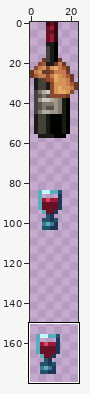
Two versions of one sprite sheet, Items/Usable/Potions/WineBottle.png. Above, an overview of the earlier version with the close-up marked.
Close-up. Earlier state:
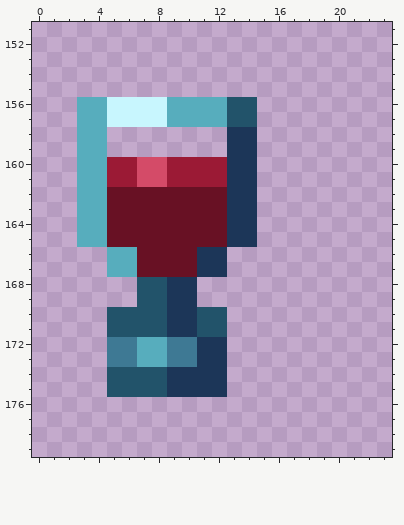
The file is 24x180 pixels. Colours within 5 levels of each other are drawn and written as one. Shown: x 0..23, y 151..179.
And afterwards:
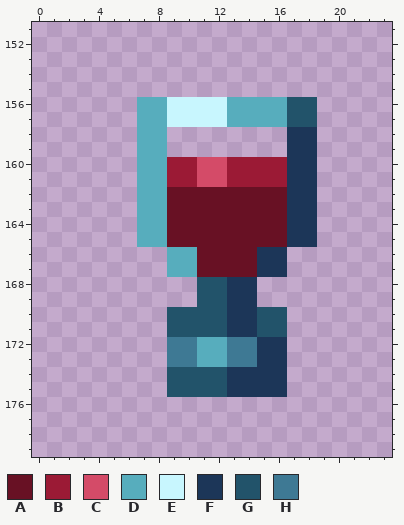
Palette (. is transparent): A #681124  B #9b1a35  C #d44b68  D #57adbd  E #c8f6fe  F #1c3658  G #22536a  H #3e7994
Diff:
Colour A now appears in rows 162 to 165 at x 15 to 16; in rows 166 to 167 at x 13 to 14.
The author changed colour F to colour A in rows 162 to 165 at x 13 to 14; in rows 166 to 167 at x 11 to 12.
Colour B now appears in rows 160 to 161 at x 15 to 16.
The author changed colour F to colour B in rows 160 to 161 at x 13 to 14.
The author changed colour B to colour C in rows 160 to 161 at x 11 to 12.
Colour D now appears in rows 156 to 157 at x 15 to 16; in rows 158 to 159 at x 7 to 8.
The author changed colour A to colour D in rows 162 to 165 at x 7 to 8; in rows 166 to 167 at x 9 to 10.
The author changed colour C to colour D in rows 160 to 161 at x 7 to 8.
The author changed colour E to colour D in rows 156 to 157 at x 7 to 8.
The author changed colour F to colour D in rows 172 to 173 at x 11 to 12.
The author changed colour G to colour D in rows 156 to 157 at x 13 to 14.
The author changed colour D to colour E in rows 156 to 157 at x 9 to 12.
Colour F now appears in rows 158 to 165 at x 17 to 18; in rows 166 to 167 at x 15 to 16; in rows 168 to 171 at x 13 to 14; in rows 172 to 173 at x 15 to 16; in rows 174 to 175 at x 13 to 16.
Colour G now appears in rows 156 to 157 at x 17 to 18; in rows 168 to 169 at x 11 to 12; in rows 170 to 171 at x 15 to 16.
The author changed colour F to colour G in rows 170 to 171 at x 9 to 10; in rows 174 to 175 at x 9 to 12.
Colour H now appears in rows 172 to 173 at x 13 to 14.
The author cleared colour A in rows 162 to 165 at x 5 to 6; in rows 166 to 167 at x 7 to 8.
The author cleared colour B in rows 160 to 161 at x 5 to 6.
The author cleared colour D in rows 156 to 165 at x 3 to 4; in rows 166 to 167 at x 5 to 6; in rows 172 to 173 at x 7 to 8.
The author cleared colour E in rows 156 to 157 at x 5 to 6.
The author cleared colour F in rows 158 to 159 at x 13 to 14; in rows 168 to 169 at x 9 to 10.
The author cleared colour G in rows 168 to 169 at x 7 to 8; in rows 170 to 171 at x 5 to 8; in rows 174 to 175 at x 5 to 8.
The author cleared colour H in rows 172 to 173 at x 5 to 6.
Changed places in both close-ups, as pixel boxes (x1, y1, x2, y2):
changed: (77, 97, 317, 397)
